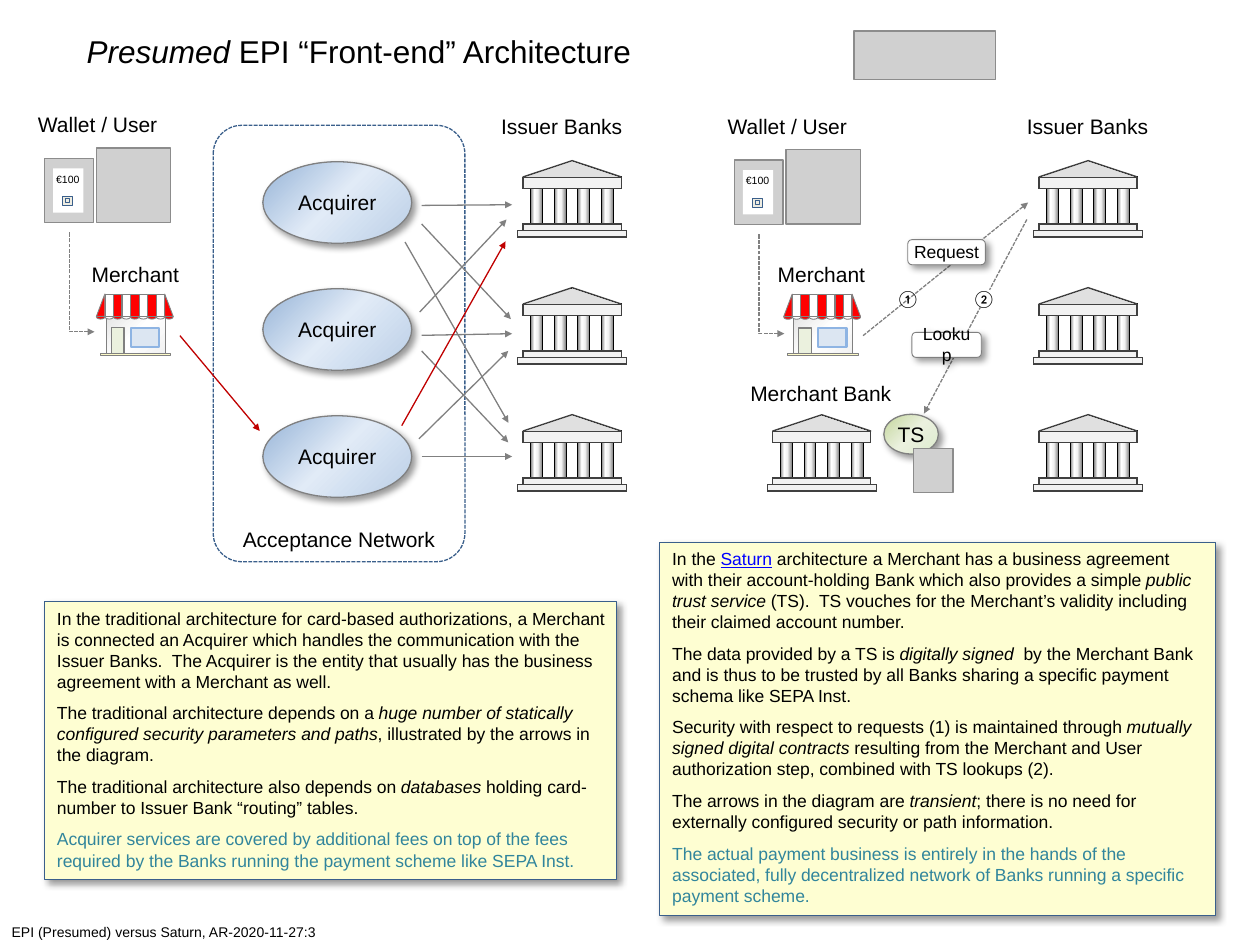
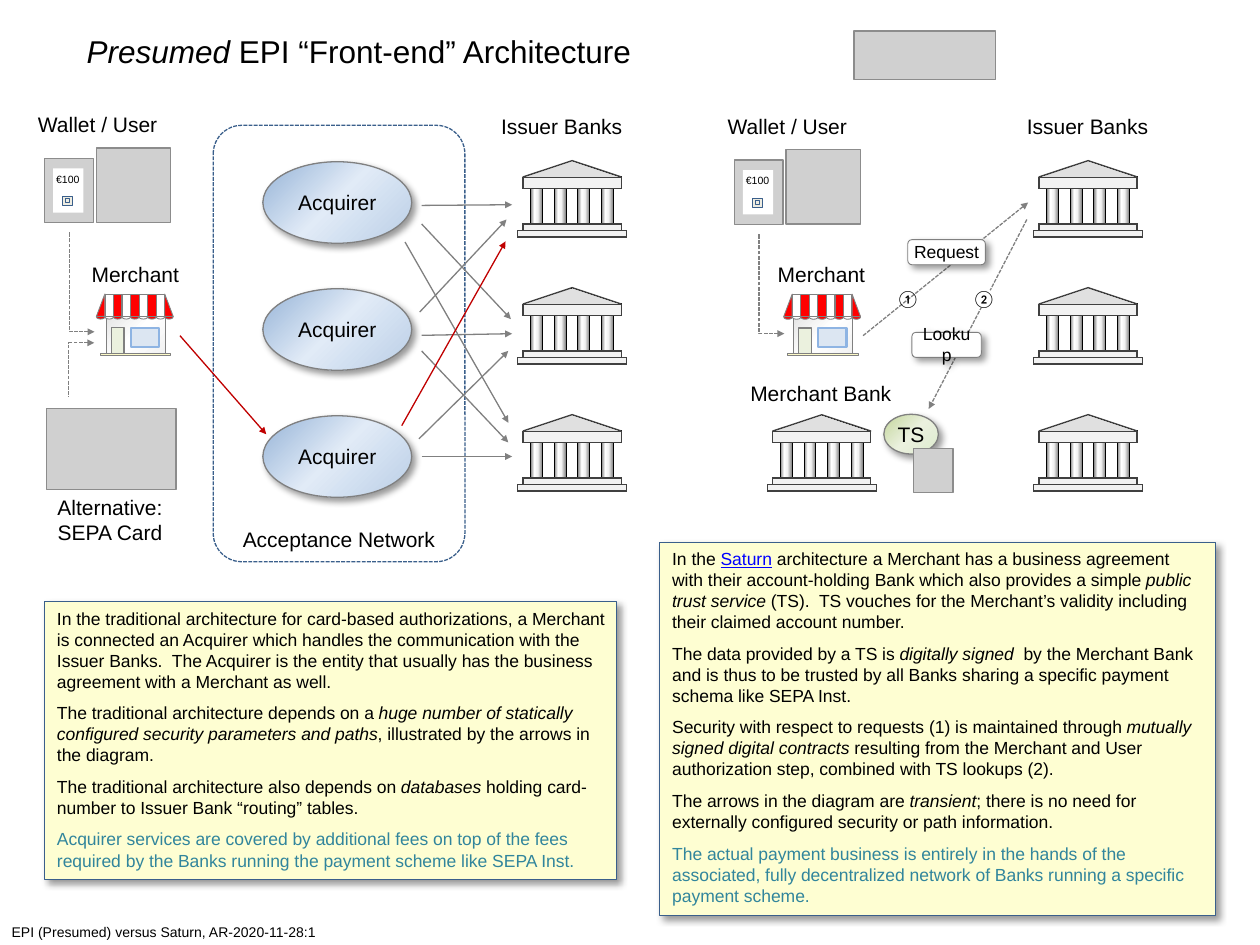
Before and after one commit to cyberphone/doc, a slide deck: slide 1 of saturn/epi(presumed)-vs-saturn.pptx. Drawn at 1260x945 pixels with LibreOffice and Linux fonts; fonts in the diff are those of the drawing; grey boxes stand for pictures. Boxes give left, top, right and bottom in pixels: in the first picture for what was removed or moved away, otherwise in the second. Text is boxed around its words. In the diff, an @@ line names an element or a change of style, - is before the commit and + after.

Commit message:
Added SEPA Card

```diff
--- a/saturn/epi(presumed)-vs-saturn.pptx
+++ b/saturn/epi(presumed)-vs-saturn.pptx
@@ arrow moved from (1027, 219) - (924, 413) to (1027, 219) - (929, 410) @@
@@ freeform shape added at [69, 343, 94, 397], outline #808080 0.75 pt dashed @@
@@ arrow moved from (180, 335) - (260, 431) to (180, 335) - (266, 435) @@
@@ picture added at [47, 410, 176, 490] @@
@@ text added at [57, 499, 162, 541], 12 pt, text #000000 @@
+Alternative:
+SEPA Card
@@ text at [12, 927, 316, 940]: text changed @@
-EPI (Presumed) versus Saturn, AR-2020-11-27:3
+EPI (Presumed) versus Saturn, AR-2020-11-28:1
```
Also in this commit, not shown: 1 other file.
